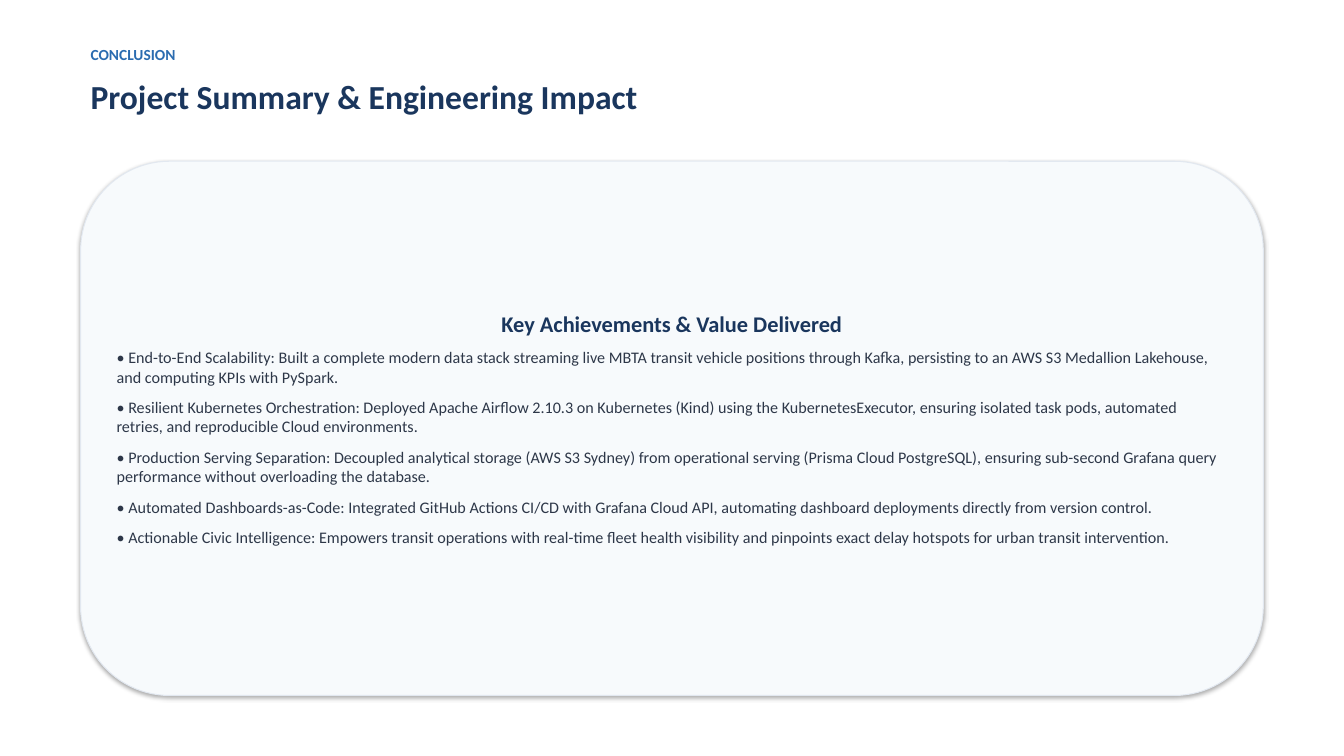
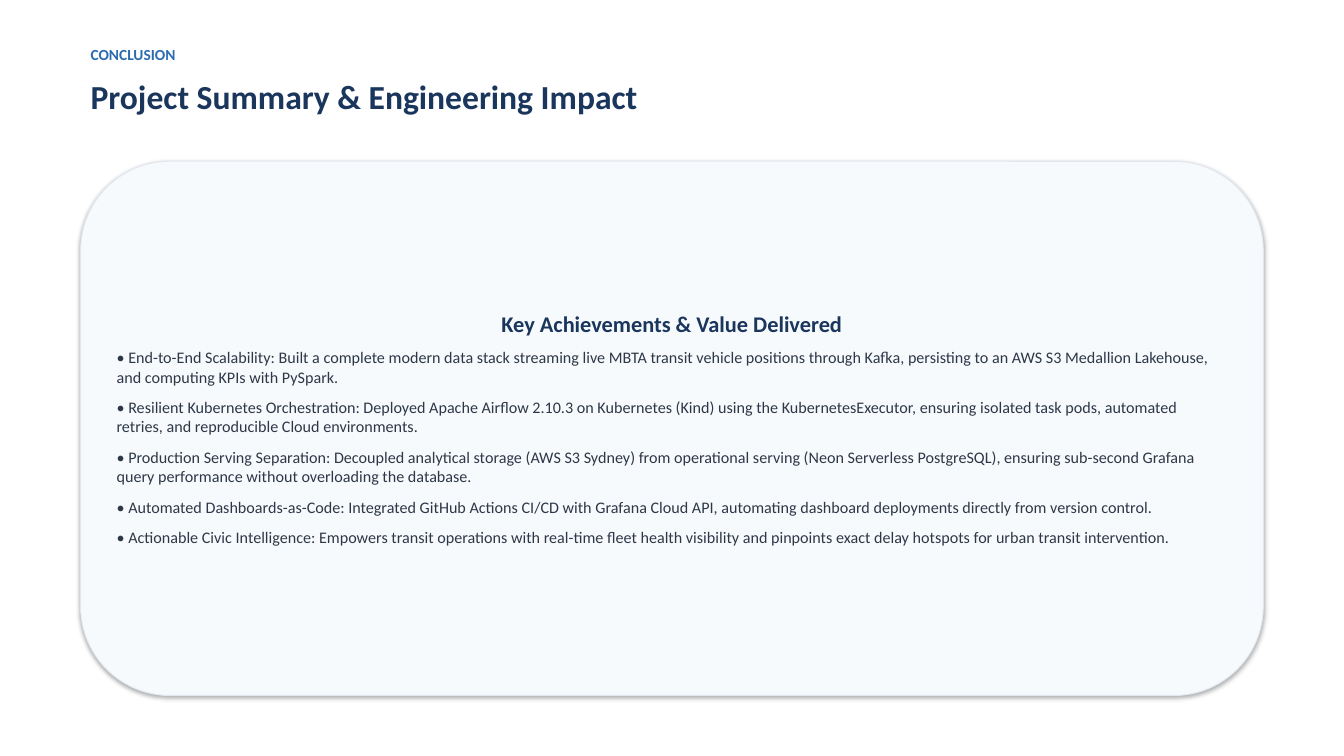
Before and after one commit to dipk6545/CDE-Project, a slide deck: slide 8 of Transit_Lakehouse_Presentation.pptx. Drawn at 1344x756 pixels with LibreOffice and Linux fonts; fonts in the diff are those of the drawing. Boxes give left, top, right and bottom in pixels: in the first picture for what was removed or moved away, otherwise in the second. Text is boxed around its words. In the diff, an @@ line names an element or a change of style, - is before the commit and + after.

Commit message:
Switch serving and metadata database from Prisma to Neon PostgreSQL

```diff
--- a/Transit_Lakehouse_Presentation.pptx
+++ b/Transit_Lakehouse_Presentation.pptx
@@ text in rounded rectangle at (117, 451, 1195, 485): text changed @@
-• Production Serving Separation: Decoupled analytical storage (AWS S3 Sydney) from operational serving (Prisma Cloud PostgreSQL), ensuring sub-second Grafana query performance without overloading the database.
+• Production Serving Separation: Decoupled analytical storage (AWS S3 Sydney) from operational serving (Neon Serverless PostgreSQL), ensuring sub-second Grafana query performance without overloading the database.
```
Also in this commit, not shown: 2 other slides changed, 7 other files.
